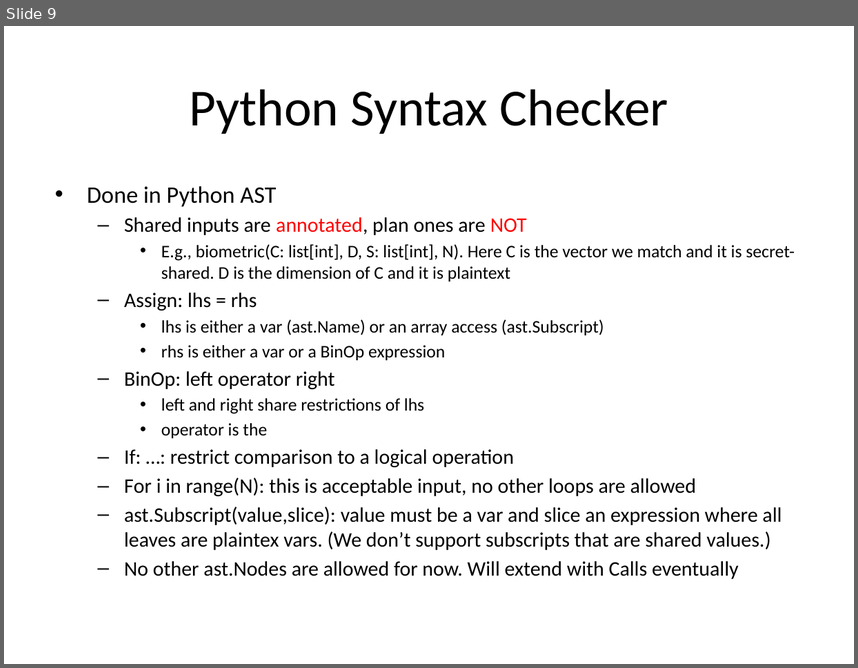
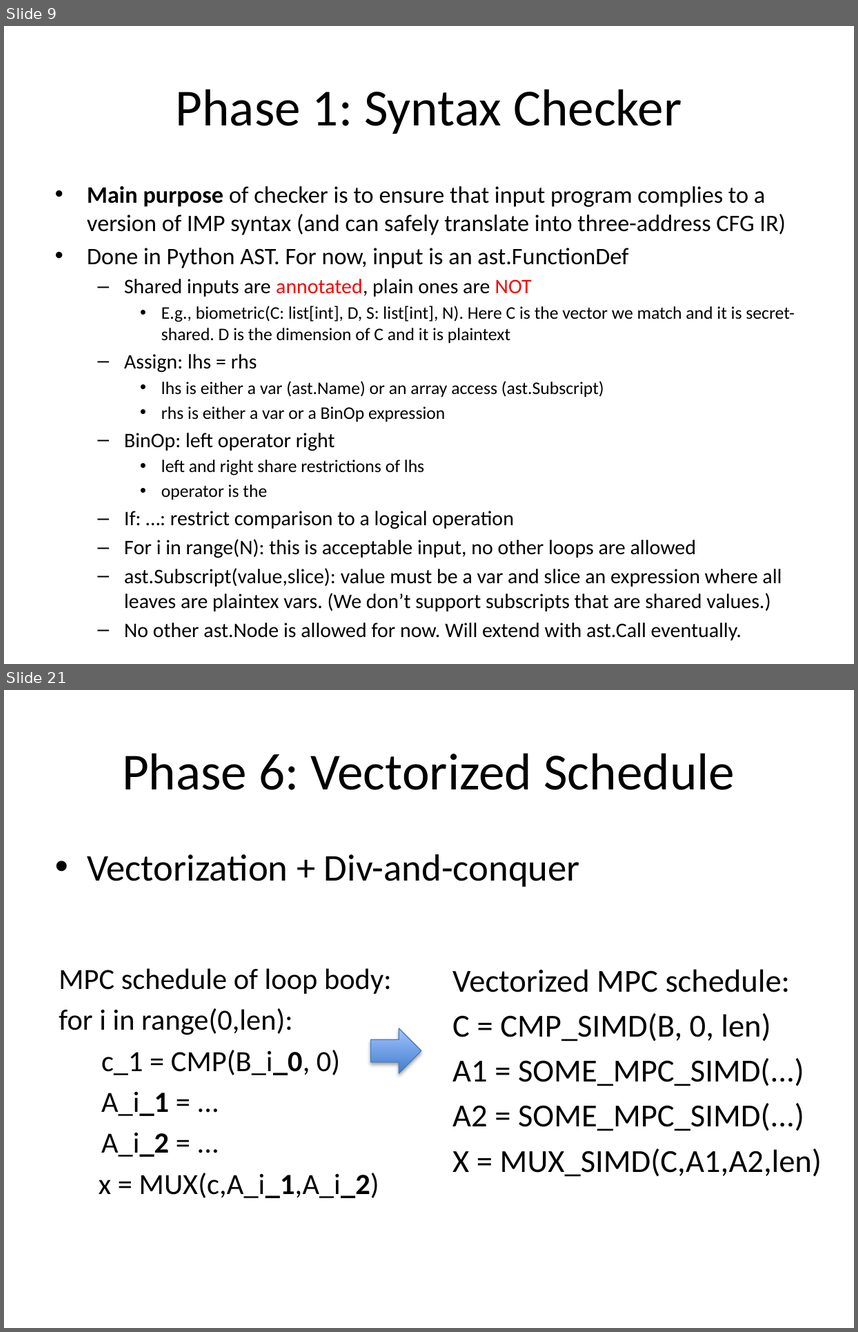
Before and after one commit to milana2/ParallelizationForMPC, a slide deck: MPC_Compiler_Misc_Notes.pptx. Shown one above the other, each under a label of ours: slide 9 before the commit, slides 9 and 21 after it; the slides between them are not shown. The pictures are 858x668 and 858x1332 pixels, drawn with LibreOffice and Linux fonts; fonts in the diff are those of the drawing. Boxes give left, top, right and bottom in pixels: in the first picture for what was removed or moved away, otherwise in the second. Text is boxed around its words. In the diff, an @@ line names an element or a change of style, - is before the commit and + after.

Commit message:
More detail on the analysis phases.

```diff
--- a/MPC_Compiler_Misc_Notes.pptx
+++ b/MPC_Compiler_Misc_Notes.pptx
@@ slide 21 added at <box>4,690,854,1328</box>, background #FFFFFF @@
@@ title added at <box>122,753,735,790</box>, 44 pt, text #000000 @@
+Phase 6: Vectorized Schedule
@@ text added at <box>87,854,580,887</box>, 32 pt, text #000000 @@
+• Vectorization + Div-and-conquer
@@ text added at <box>59,968,392,1198</box>, 24.8 pt, text #000000 @@
+MPC schedule of loop body:
+for i in range(0,len):
+c_1 = CMP(B_i_0, 0)
+A_i_1 = ...
+A_i_2 = ...
+x = MUX(c,A_i_1,A_i_2)
@@ text added at <box>452,969,822,1176</box>, 27.2 pt, text #000000 @@
+Vectorized MPC schedule:
+C = CMP_SIMD(B, 0, len)
+A1 = SOME_MPC_SIMD(...)
+A2 = SOME_MPC_SIMD(...)
+X = MUX_SIMD(C,A1,A2,len)
@@ right arrow added at <box>371,1028,422,1074</box>, fill gradient #3F80CE to #A4C4FF, outline #4B7EBC 0.75 pt @@
@@ slide 9 changed as well @@
@@ title at <box>176,89,682,134</box>: text changed @@
-Python Syntax Checker
+Phase 1: Syntax Checker
@@ text at <box>87,186,786,296</box>: text changed; size 17.5 to 20 pt @@
-• Done in Python AST
-  – Shared inputs are annotated, plan ones are NOT
+• Main purpose of checker is to ensure that input program complies to a version of IMP syntax (and can safely translate into three-address CFG IR)
+• Done in Python AST. For now, input is an ast.FunctionDef
+  – Shared inputs are annotated, plain ones are NOT
@@ text at <box>124,622,742,640</box>: text changed @@
-  – No other ast.Nodes are allowed for now. Will extend with Calls eventually
+  – No other ast.Node is allowed for now. Will extend with ast.Call eventually.
```
Also in this commit, not shown: 1 other slide changed, 12 other slides added.
